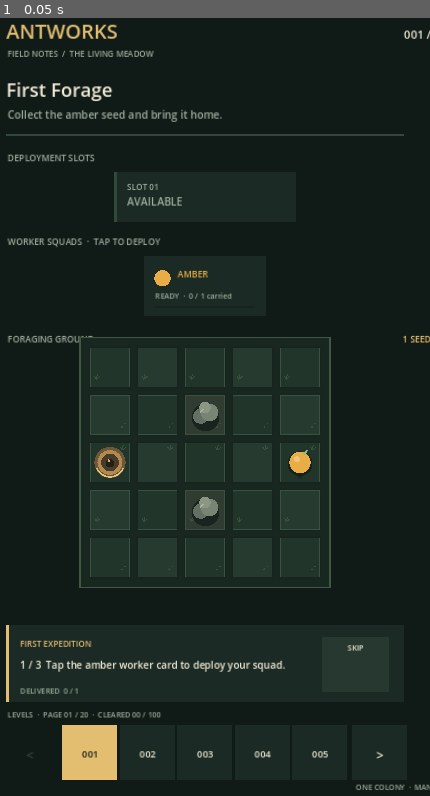
Above: before the commit, frame 1.
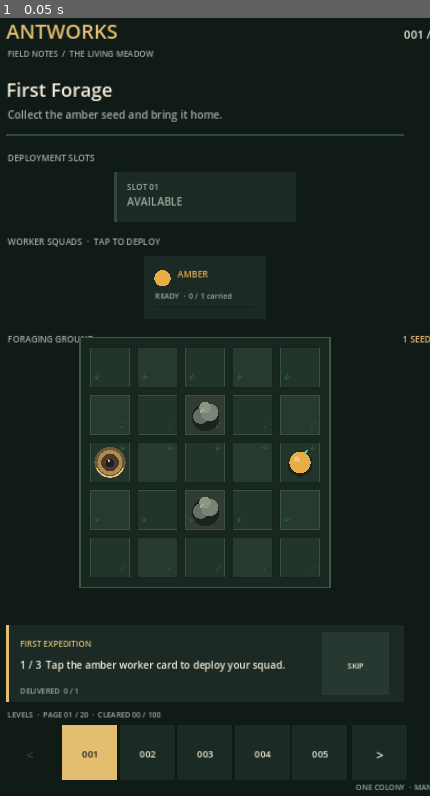
Above: after the commit, the same moment.

Repository: MaiklLX/Game-ANTS
Game: Godot game, scene res://scenes/main.tscn
The game is run twice, just before and just after one commit, with the same random seed, the same clock (stepped at 60 frames per second) and the same inputs.
Inputs:
- Up to frame 1 (0.05 s): no input

The runs differ from the first frame. In frame 1, less than 0.1% of the frame differs, in the area x 80-85%, y 80-84%.

Commit message:
fix(KT-011.3): preserve mobile touch targets on narrow phones

Diff:
--- a/scripts/ui/game_screen.gd
+++ b/scripts/ui/game_screen.gd
@@ -11,7 +11,6 @@
 const TurnResolverScript = preload("res://scripts/core/turn_resolver.gd")
 
 const CAMPAIGN_MANIFEST_PATH := "res://campaign/campaign_manifest.json"
-const LEVELS_PER_PAGE := 5
 const VIRTUAL_SIZE := Vector2(720.0, 1280.0)
 const CELL_SIZE := 68.0
 const CELL_GAP := 8.0
@@ -38,7 +37,7 @@
 var _progress_warning: String = ""
 var _tutorial_active: bool = false
 var _tutorial_step: int = -1
-var _tutorial_skip_rect := Rect2(548, 1000 + _layout_extra * 0.68 + 8, 106, 44)
+var _tutorial_skip_rect := Rect2()
 var _selected_squad_id: String = ""
 var _status: String = "Choose a squad to begin."
 var _last_path: Array[Vector2i] = []
@@ -176,7 +175,7 @@
 	for index in range(ids.size()):
 		var squad_id: String = ids[index]
 		var squad: Dictionary = _colony.get_squad(squad_id)
-		var rect := Rect2(start_x + index * (card_width + gap), 410 + _layout_extra * 0.18, card_width, 96)
+		var rect := Rect2(start_x + index * (card_width + gap), 410 + _layout_extra * 0.18, card_width, 100)
 		_squad_rects[squad_id] = rect
 		var selected := squad_id == _selected_squad_id
 		draw_rect(rect, COLOR_PANEL_LIGHT if selected else COLOR_PANEL)
@@ -272,12 +271,12 @@
 	var heading := "FIELD CLEARED" if completed else "FIELD BLOCKED" if blocked else "FIRST EXPEDITION" if _tutorial_active else "COLONY LOG"
 	draw_string(font, Vector2(64, 1035 + _layout_extra * 0.68), heading, HORIZONTAL_ALIGNMENT_LEFT, -1, 13, accent_color if not _tutorial_active else COLOR_GOLD)
 	if _tutorial_active:
-		_tutorial_skip_rect = Rect2(548, panel.position.y + 20, 106, 88)
+		_tutorial_skip_rect = Rect2(548, panel.position.y + 12, 106, 100)
 		draw_rect(_tutorial_skip_rect, COLOR_PANEL_LIGHT)
-		draw_string(font, _tutorial_skip_rect.position + Vector2(0, 21), "SKIP", HORIZONTAL_ALIGNMENT_CENTER, _tutorial_skip_rect.size.x, 12, COLOR_TEXT)
+		draw_string(font, _tutorial_skip_rect.position + Vector2(0, 58), "SKIP", HORIZONTAL_ALIGNMENT_CENTER, _tutorial_skip_rect.size.x, 12, COLOR_TEXT)
 		draw_string(font, Vector2(64, 1070 + _layout_extra * 0.68), _tutorial_instruction(), HORIZONTAL_ALIGNMENT_LEFT, 460, 16, COLOR_TEXT)
 	else:
-		_restart_rect = Rect2(548, panel.position.y + 20, 106, 88)
+		_restart_rect = Rect2(548, panel.position.y + 12, 106, 100)
 		draw_rect(_restart_rect, COLOR_PANEL_LIGHT)
 		draw_string(font, _restart_rect.position + Vector2(0, 56), "RETRY", HORIZONTAL_ALIGNMENT_CENTER, _restart_rect.size.x, 16, COLOR_TEXT)
 		draw_string(font, Vector2(64, 1070 + _layout_extra * 0.68), _status, HORIZONTAL_ALIGNMENT_LEFT, 460, 17, COLOR_TEXT)
@@ -286,30 +285,30 @@
 
 
 func _draw_level_picker(font: Font) -> void:
-	var page_count := maxi(1, ceili(float(_campaign_levels.size()) / float(LEVELS_PER_PAGE)))
-	var page_number := int(_level_page_start / LEVELS_PER_PAGE) + 1
+	var page_count := maxi(1, ceili(float(_campaign_levels.size()) / float(_levels_per_page())))
+	var page_number := int(_level_page_start / _levels_per_page()) + 1
 	var completed_count: int = 0
 	if _progress_store != null:
 		completed_count = int(_progress_store.get_completed_count())
 	draw_string(font, Vector2(44, 1148 + _layout_extra * 0.86), "LEVELS  ·  PAGE %02d / %02d  ·  CLEARED %02d / %03d" % [page_number, page_count, completed_count, _campaign_levels.size()], HORIZONTAL_ALIGNMENT_LEFT, 630, 12, COLOR_MUTED)
 	_level_rects.clear()
 
-	var button_width := 88.0
+	var button_width := _level_button_size()
 	var button_gap := 4.0
-	var page_width := LEVELS_PER_PAGE * button_width + (LEVELS_PER_PAGE - 1) * button_gap
-	var arrow_width := 88.0
+	var page_width := _levels_per_page() * button_width + (_levels_per_page() - 1) * button_gap
+	var arrow_width := _level_button_size()
 	var controls_width := arrow_width + 8.0 + page_width + 8.0 + arrow_width
 	var controls_start_x := (720.0 - controls_width) * 0.5
 
-	_previous_page_rect = Rect2(controls_start_x, 1160 + _layout_extra * 0.86, arrow_width, 88)
+	_previous_page_rect = Rect2(controls_start_x, 1160 + _layout_extra * 0.86, arrow_width, _level_button_size())
 	draw_rect(_previous_page_rect, COLOR_PANEL if _level_page_start > 0 else COLOR_BG)
 	draw_string(font, _previous_page_rect.position + Vector2(0, 56), "<", HORIZONTAL_ALIGNMENT_CENTER, arrow_width, 20, COLOR_TEXT if _level_page_start > 0 else COLOR_GRID)
 
 	var buttons_start_x := controls_start_x + arrow_width + 8.0
-	var visible_count := mini(LEVELS_PER_PAGE, maxi(0, _campaign_levels.size() - _level_page_start))
+	var visible_count := mini(_levels_per_page(), maxi(0, _campaign_levels.size() - _level_page_start))
 	for local_index in range(visible_count):
 		var global_index := _level_page_start + local_index
-		var rect := Rect2(buttons_start_x + local_index * (button_width + button_gap), 1160 + _layout_extra * 0.86, button_width, 88)
+		var rect := Rect2(buttons_start_x + local_index * (button_width + button_gap), 1160 + _layout_extra * 0.86, button_width, _level_button_size())
 		_level_rects.append(rect)
 		var is_selected := global_index == _level_index
 		draw_rect(rect, COLOR_GOLD if is_selected else COLOR_PANEL)
@@ -320,11 +319,19 @@
 
 	var next_x := buttons_start_x + page_width + 8.0
 	_next_page_rect = Rect2(next_x, 1160 + _layout_extra * 0.86, arrow_width, 88)
-	var has_next_page := _level_page_start + LEVELS_PER_PAGE < _campaign_levels.size()
+	var has_next_page := _level_page_start + _levels_per_page() < _campaign_levels.size()
 	draw_rect(_next_page_rect, COLOR_PANEL if has_next_page else COLOR_BG)
 	draw_string(font, _next_page_rect.position + Vector2(0, 56), ">", HORIZONTAL_ALIGNMENT_CENTER, arrow_width, 20, COLOR_TEXT if has_next_page else COLOR_GRID)
 
 	draw_string(font, Vector2(360, 1264 + _layout_extra * 0.95), "ONE COLONY  ·  MANY SMALL DECISIONS", HORIZONTAL_ALIGNMENT_CENTER, 720, 12, COLOR_MUTED)
+
+
+func _levels_per_page() -> int:
+	return ResponsiveLayoutScript.levels_per_page(_ui_scale)
+
+
+func _level_button_size() -> float:
+	return ResponsiveLayoutScript.level_button_size(_ui_scale)
 
 
 func _gui_input(event: InputEvent) -> void:
@@ -347,11 +354,11 @@
 	if _is_animating:
 		return
 	if _previous_page_rect.has_point(point) and _level_page_start > 0:
-		_level_page_start = maxi(0, _level_page_start - LEVELS_PER_PAGE)
-		queue_redraw()
-		return
-	if _next_page_rect.has_point(point) and _level_page_start + LEVELS_PER_PAGE < _campaign_levels.size():
-		_level_page_start += LEVELS_PER_PAGE
+		_level_page_start = maxi(0, _level_page_start - _levels_per_page())
+		queue_redraw()
+		return
+	if _next_page_rect.has_point(point) and _level_page_start + _levels_per_page() < _campaign_levels.size():
+		_level_page_start += _levels_per_page()
 		queue_redraw()
 		return
 	for index in range(_level_rects.size()):
@@ -398,7 +405,7 @@
 		queue_redraw()
 		return
 	_level_index = clampi(index, 0, _campaign_levels.size() - 1)
-	_level_page_start = int(_level_index / LEVELS_PER_PAGE) * LEVELS_PER_PAGE
+	_level_page_start = int(_level_index / _levels_per_page()) * _levels_per_page()
 	_tutorial_active = _level_index == 0 and _progress_store != null and not _progress_store.is_tutorial_completed()
 	_tutorial_step = 0 if _tutorial_active else -1
 	_level_data = _campaign_levels[_level_index]["data"].duplicate(true)
--- a/scripts/ui/responsive_layout.gd
+++ b/scripts/ui/responsive_layout.gd
@@ -46,3 +46,19 @@
 	if squad_count <= 0:
 		return 0.0
 	return squad_count * squad_card_width(squad_count) + (squad_count - 1) * squad_card_gap(squad_count)
+
+
+static func levels_per_page(scale: float) -> int:
+	return 4 if scale < 0.48 else 5
+
+
+static func level_button_size(scale: float) -> float:
+	return 100.0 if scale < 0.48 else 88.0
+
+
+static func squad_card_height() -> float:
+	return 100.0
+
+
+static func status_action_height() -> float:
+	return 100.0
--- a/tests/test_responsive_layout.gd
+++ b/tests/test_responsive_layout.gd
@@ -12,12 +12,20 @@
 	_check_viewport(Vector2(412, 915), 412.0 / 720.0, 319.0291, "large Android portrait")
 	_check_viewport(Vector2(720, 1280), 1.0, 0.0, "reference 9:16 viewport")
 	_check_viewport(Vector2(480, 800), 0.625, 0.0, "short portrait viewport")
+	_check_viewport(Vector2(320, 568), 0.44375, 0.0, "extra-narrow compact portrait viewport")
 
 	var compact_scale := float(LayoutScript.calculate(Vector2(360, 800))["scale"])
+	var narrow_scale := float(LayoutScript.calculate(Vector2(320, 568))["scale"])
+	_check(LayoutScript.levels_per_page(narrow_scale) == 4, "extra-narrow phones must show four level buttons per page")
+	_check(LayoutScript.level_button_size(narrow_scale) == 100.0, "extra-narrow level buttons must grow to 100 logical px")
+	_check(LayoutScript.levels_per_page(compact_scale) == 5, "standard compact phones must retain five level buttons per page")
+	_check(LayoutScript.is_touch_target_usable(Vector2(100, 100), narrow_scale), "extra-narrow level controls must remain at least 44 physical px")
+	_check(LayoutScript.is_touch_target_usable(Vector2(106, LayoutScript.status_action_height()), narrow_scale), "status actions must remain usable on extra-narrow phones")
+	_check(LayoutScript.is_touch_target_usable(Vector2(156, LayoutScript.squad_card_height()), narrow_scale), "squad cards must remain usable on extra-narrow phones")
 	_check(LayoutScript.squad_row_width(4) <= 720.0, "four squad cards must fit the reference portrait width")
-	_check(LayoutScript.is_touch_target_usable(Vector2(LayoutScript.squad_card_width(4), 96), compact_scale), "four-squad cards must retain a usable mobile hit area")
-	_check(LayoutScript.is_touch_target_usable(Vector2(196, 96), compact_scale), "squad cards must remain at least 44 px tall on compact phones")
-	_check(LayoutScript.is_touch_target_usable(Vector2(106, 88), compact_scale), "tutorial skip must remain at least 44 px tall on compact phones")
+	_check(LayoutScript.is_touch_target_usable(Vector2(LayoutScript.squad_card_width(4), LayoutScript.squad_card_height()), compact_scale), "four-squad cards must retain a usable mobile hit area")
+	_check(LayoutScript.is_touch_target_usable(Vector2(196, LayoutScript.squad_card_height()), compact_scale), "squad cards must remain at least 44 px tall on compact phones")
+	_check(LayoutScript.is_touch_target_usable(Vector2(106, LayoutScript.status_action_height()), compact_scale), "tutorial skip must remain at least 44 px tall on compact phones")
 	_check(LayoutScript.is_touch_target_usable(Vector2(88, 88), compact_scale), "level buttons must meet the 44 px target on compact phones")
 	_check(absf(LayoutScript.shifted_y(1000.0, 320.0, 0.68) - 1217.6) <= 0.01, "status panel anchor must use its vertical expansion weight")
 
Not shown, changed: docs/KT-011.2-RESPONSIVE-PORTRAIT.md
Not shown, changed: docs/ROADMAP.md
